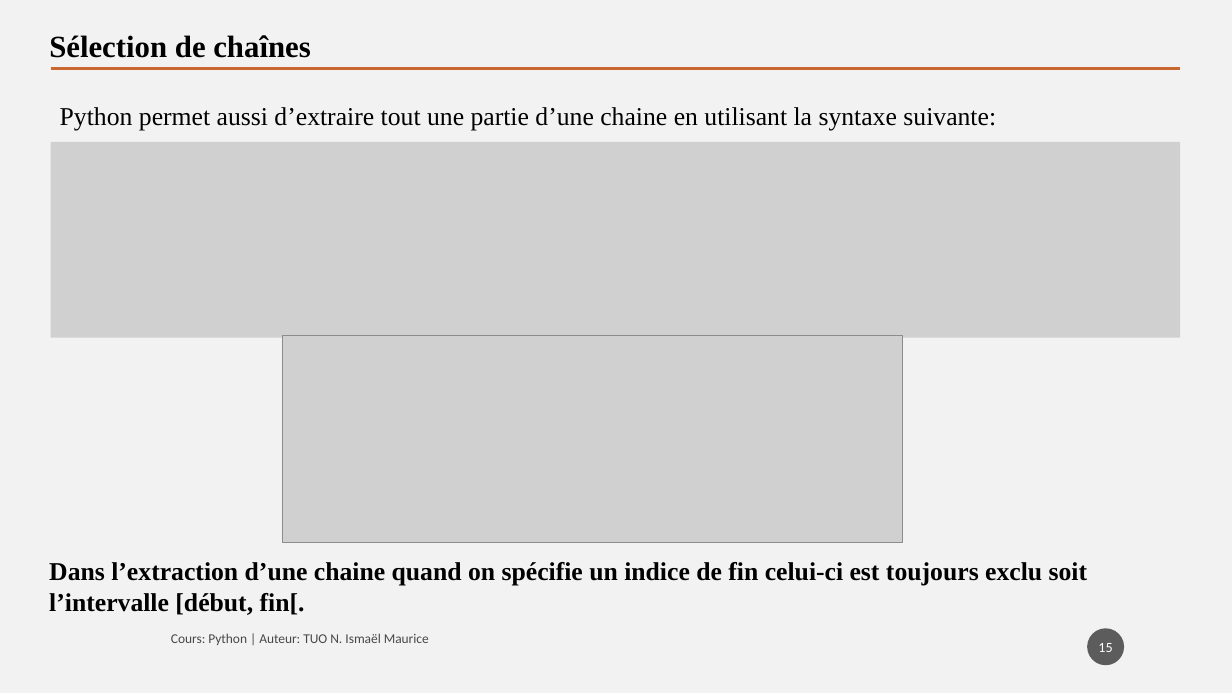
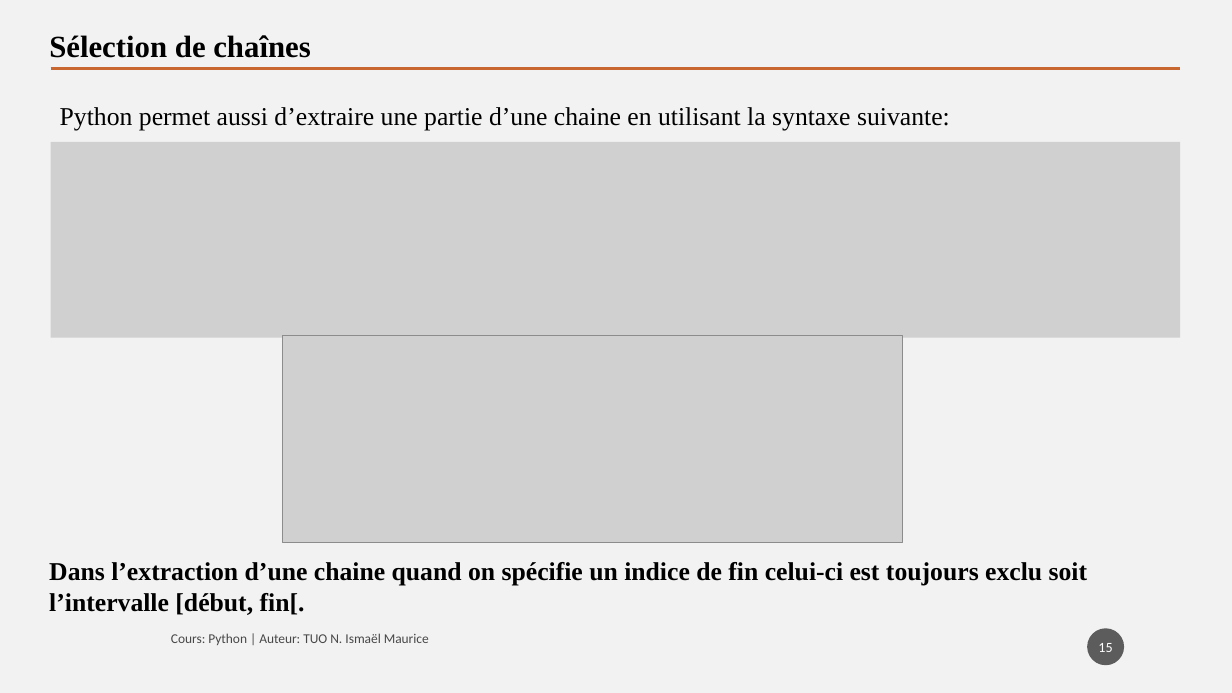
Before and after one commit to tisma95/cours-python, a slide deck: slide 15 of source/Chapitre 8 - Les chaines de caractères.pptx. Drawn at 1232x693 pixels with LibreOffice and Linux fonts; fonts in the diff are those of the drawing; grey boxes stand for pictures. Boxes give left, top, right and bottom in pixels: in the first picture for what was removed or moved away, otherwise in the second. Text is boxed around its words. In the diff, an @@ line names an element or a change of style, - is before the commit and + after.

```diff
--- a/source/Chapitre 8 - Les chaines de caractères.pptx
+++ b/source/Chapitre 8 - Les chaines de caractères.pptx
@@ text at bbox=[60, 107, 950, 131]: text changed @@
-Python permet aussi d’extraire tout une partie d’une chaine en utilisant la syntaxe suivante:
+Python permet aussi d’extraire une partie d’une chaine en utilisant la syntaxe suivante:
```
Also in this commit, not shown: 10 other slides changed, 3 other files.
